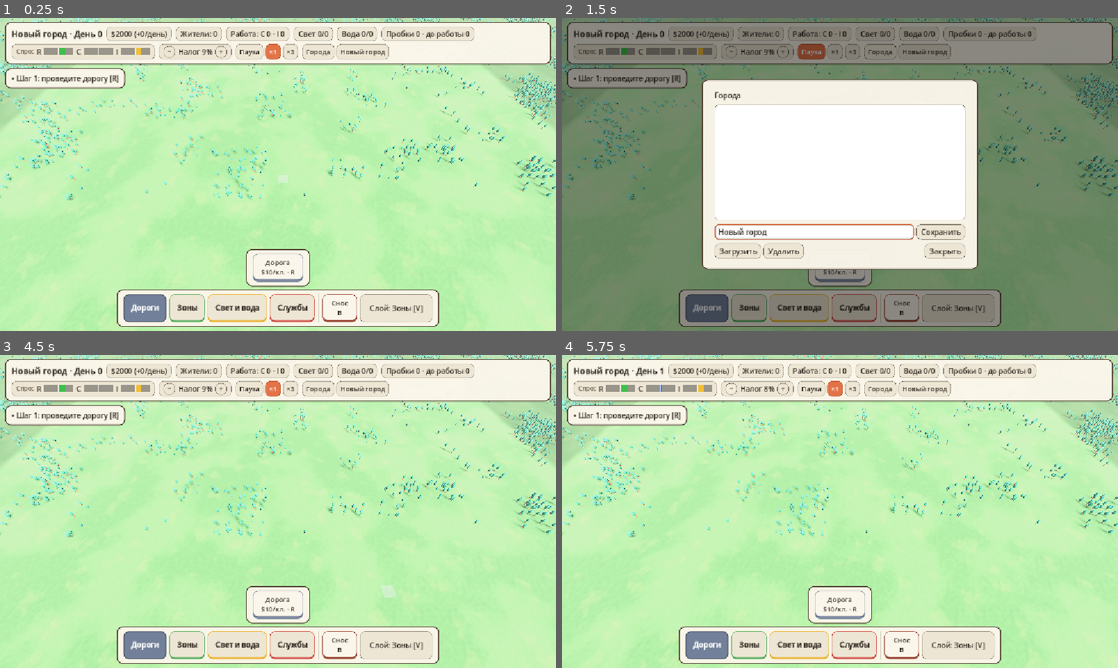
Above: before the commit, frames 1-4 (two rows, left to right).
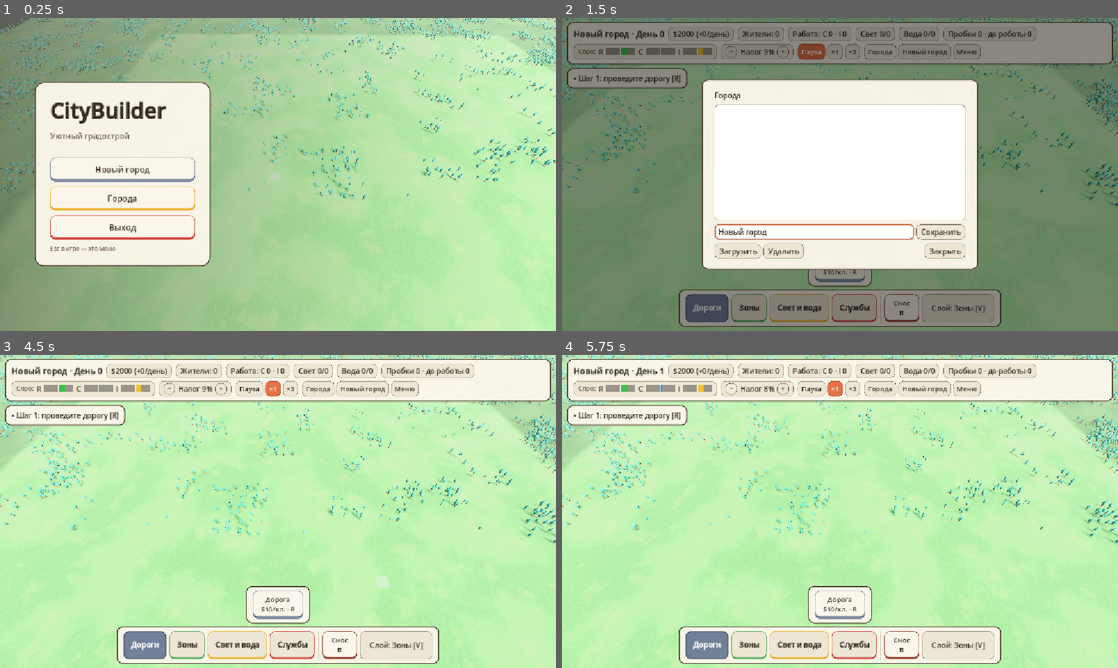
Above: after the commit, the same moments.

Repository: OmakJack/mygame
Game: Godot game, scene res://scenes/main.tscn
Two runs of this game, one before a commit and one after it. Both use one fixed random seed, a clock stepped at 60 frames per second and the inputs below.
Inputs (mouse positions are in pixels of both pictures, inside the frame that each line leads up to):
- Up to frame 1 (0.25 s): no input
- Up to frame 2 (1.5 s): click "Новый город" at 0.5 s; click "Города" at 1.25 s
- Up to frame 3 (4.5 s): click "Новый город" at 2 s; click (405, 389) at 2.75 s, where only the run after the commit has a clickable "Меню"; click "Загрузить" at 3.5 s; click "Закрыть" at 4.25 s
- Up to frame 4 (5.75 s): click "−" at 5 s

The runs differ from the first frame. In frame 1, 71% of the frame differs, in the area x 0-100%, y 0-100%; in frame 2, 3.2%; in frame 3, 5.9%; in frame 4, 5.8%.

Commit message:
Главное меню: при запуске и по Esc, город за меню
Co-Authored-By: Claude Opus 5.5 <noreply@anthropic.com>

Diff:
--- a/scenes/main.tscn
+++ b/scenes/main.tscn
@@ -13,6 +13,7 @@
 [ext_resource type="PackedScene" path="res://scenes/ui/hud.tscn" id="11_hud"]
 [ext_resource type="Script" path="res://scripts/grid/traffic_visualizer.gd" id="12_traffic"]
 [ext_resource type="Script" path="res://scripts/grid/tree_visualizer.gd" id="13_trees"]
+[ext_resource type="Script" path="res://scripts/ui/main_menu.gd" id="14_menu"]
 
 [sub_resource type="ProceduralSkyMaterial" id="sky_mat"]
 sky_top_color = Color(0.42, 0.62, 0.88, 1)
@@ -106,3 +107,8 @@
 preview = NodePath("../ToolPreview")
 
 [node name="HUD" parent="." instance=ExtResource("11_hud")]
+
+[node name="MainMenu" type="CanvasLayer" parent="." node_paths=PackedStringArray("camera", "hud")]
+script = ExtResource("14_menu")
+camera = NodePath("../RTSCamera")
+hud = NodePath("../HUD")
--- a/scripts/autoload/events.gd
+++ b/scripts/autoload/events.gd
@@ -42,6 +42,10 @@
 @warning_ignore("unused_signal")
 signal modal_changed(open: bool)
 
+## Кнопка «Меню» в HUD просит открыть главное меню (как Esc).
+@warning_ignore("unused_signal")
+signal menu_requested
+
 ## Сменился слой карты (клавиша V): ZoneVisualizer.Overlay.
 @warning_ignore("unused_signal")
 signal overlay_changed(mode: int)
--- a/scripts/grid/traffic_visualizer.gd
+++ b/scripts/grid/traffic_visualizer.gd
@@ -174,6 +174,9 @@
 func _assign_path(car: Car) -> bool:
 	var paths: Array[PackedInt32Array] = GameState.traffic.sample_paths
 	var grid: CityGrid = GameState.grid
+	# Пустая выборка (дорогу только что снесли, трафик ещё не пересчитан) — путей нет.
+	if paths.is_empty():
+		return false
 	for attempt: int in 8:
 		var path: PackedInt32Array = paths[_rng.randi_range(0, paths.size() - 1)]
 		# Выборка может отстать от дорог (пересчёт трафика ещё не случился) — сломанный путь не берём.
--- a/scripts/ui/hud.gd
+++ b/scripts/ui/hud.gd
@@ -1,3 +1,4 @@
+class_name Hud
 extends CanvasLayer
 ## Интерфейс: верхняя панель с показателями, подсказки, нижняя панель с вкладками инструментов.
 ## Состояние напрямую не меняет: только сигналы Events и публичные SimClock.set_speed() / SaveManager.
@@ -340,7 +341,7 @@
 
 # --- Города, новый город, сообщения ---
 
-## Кнопки «Города» и «Новый город», окно сохранений, подтверждение и сообщения.
+## Кнопки «Города», «Новый город» и «Меню», окно сохранений, подтверждение и сообщения.
 func _build_city_controls() -> void:
 	var cities := _make_button("Города", &"Small")
 	cities.toggle_mode = false
@@ -348,8 +349,13 @@
 	%Menu.add_child(cities)
 	var new_city := _make_button("Новый город", &"Small")
 	new_city.toggle_mode = false
-	new_city.pressed.connect(_on_new_city_pressed)
+	new_city.pressed.connect(request_new_city)
 	%Menu.add_child(new_city)
+	var menu := _make_button("Меню", &"Small")
+	menu.toggle_mode = false
+	menu.tooltip_text = "Главное меню [Esc]"
+	menu.pressed.connect(func() -> void: Events.menu_requested.emit())
+	%Menu.add_child(menu)
 	$Root.add_child(_save_dialog)
 
 	_new_city_confirm.title = "Новый город"
@@ -390,7 +396,8 @@
 	Events.save_error.connect(_show_toast)
 
 
-func _on_new_city_pressed() -> void:
+## «Новый город»: пустой город заменяется сразу, иначе — вопрос «сохранить?». Зовёт и главное меню.
+func request_new_city() -> void:
 	if SaveManager.is_city_empty():
 		SaveManager.new_city()
 		return
--- /dev/null
+++ b/scripts/ui/main_menu.gd
@@ -0,0 +1,277 @@
+class_name MainMenu
+extends CanvasLayer
+## Главное меню поверх игры. При запуске за ним — последний город (или пустая карта),
+## камера медленно облетает его. В игре Esc (без инструмента в руке) открывает то же меню как паузу.
+## Пока меню открыто — пауза, HUD спрятан, клики и клавиши в мир не проходят.
+
+const GAME_TITLE: String = "CityBuilder"
+const SUBTITLE: String = "Уютный градострой"
+## Скорость облёта камеры за меню, градусов в секунду.
+const ORBIT_DEGREES: float = 4.0
+const BUTTON_SIZE := Vector2(300, 50)
+## Какую долю ширины экрана город сдвинут вправо — из-под карточки меню.
+const VIEW_SHIFT: float = 0.17
+const SHADE_SHADER: String = """
+shader_type canvas_item;
+uniform vec4 tint : source_color;
+void fragment() {
+	COLOR = vec4(tint.rgb, tint.a * pow(1.0 - UV.x, 1.6));
+}
+"""
+
+@export var camera: Node3D
+@export var hud: Hud
+
+var _root := Control.new()
+var _continue_button: Button
+var _save_dialog := SaveDialog.new()
+var _speed_before: int = 1
+## Меню открыто (в том числе пока поверх него окно «Города»).
+var _active: bool = false
+var _tool_mode: int = BuildTool.Mode.NONE
+var _modal_open: bool = false
+## Меню открыто при запуске: город за ним только что загружен, изменений нет.
+var _at_start: bool = true
+
+
+func _ready() -> void:
+	layer = 10
+	_build()
+	# В тестах (сцену добавили скриптом, а не запустили) меню само не открывается.
+	if get_tree().current_scene == get_parent():
+		_load_latest()
+		open()
+	else:
+		_at_start = false
+		_root.visible = false
+	Events.load_done.connect(func(_name: String, _warnings: int) -> void:
+		if _active:
+			close())
+
+
+func _process(delta: float) -> void:
+	if _root.visible and not _save_dialog.visible and camera != null:
+		camera.rotation.y += deg_to_rad(ORBIT_DEGREES) * delta
+
+
+## Esc — раньше инструмента (_shortcut_input идёт до _unhandled_input): с инструментом в руке
+## Esc его снимает, без инструмента — открывает меню. Окна сами закрываются по Esc в _input.
+func _shortcut_input(event: InputEvent) -> void:
+	if not event.is_action_pressed(&"tool_cancel") or _save_dialog.visible:
+		return
+	if _active:
+		if not _at_start:
+			close()
+		get_viewport().set_input_as_handled()
+	elif _tool_mode == BuildTool.Mode.NONE and not _modal_open:
+		open()
+		get_viewport().set_input_as_handled()
+
+
+## Пока меню открыто, клавиши не доходят до инструмента, часов и слоёв карты.
+func _unhandled_input(event: InputEvent) -> void:
+	if _root.visible and event is InputEventKey:
+		get_viewport().set_input_as_handled()
+
+
+func open() -> void:
+	_speed_before = SimClock.speed if SimClock.speed > 0 else 1
+	SimClock.set_speed(0)
+	Events.tool_requested.emit(BuildTool.Mode.NONE)
+	_refresh_continue()
+	if _at_start:
+		_aim_camera()
+	_active = true
+	_root.visible = true
+	_shift_view(true)
+	if hud != null:
+		hud.visible = false
+	Events.modal_changed.emit(true)
+
+
+func close() -> void:
+	_active = false
+	_root.visible = false
+	_shift_view(false)
+	_at_start = false
+	if hud != null:
+		hud.visible = true
+	SimClock.set_speed(_speed_before)
+	Events.modal_changed.emit(false)
+
+
+func is_open() -> bool:
+	return _active
+
+
+# --- Действия ---
+
+func _on_new_city() -> void:
+	if _at_start or SaveManager.is_city_empty():
+		SaveManager.new_city()
+		close()
+		return
+	# Город мог измениться — спросит HUD: сохранить или нет.
+	close()
+	hud.request_new_city()
+
+
+func _on_cities() -> void:
+	_root.visible = false
+	_save_dialog.open()
+
+
+func _on_quit() -> void:
+	# Как при закрытии окна: автосохранение, затем выход.
+	get_tree().root.propagate_notification(NOTIFICATION_WM_CLOSE_REQUEST)
+	get_tree().quit()
+
+
+## Самое свежее целое сохранение — за меню (список уже отсортирован: новые первыми).
+func _load_latest() -> void:
+	for save: Dictionary in SaveManager.list_saves():
+		if not save.broken and SaveManager.load_city(save.file):
+			return
+
+
+func _refresh_continue() -> void:
+	var has_city: bool = not SaveManager.is_city_empty()
+	_continue_button.visible = has_city or not _at_start
+	if has_city:
+		_continue_button.text = "Продолжить\n%s · день %d" % [GameState.city_name, GameState.day]
+	else:
+		_continue_button.text = "Продолжить"
+
+
+## Сдвиг картинки вбок (Camera3D.h_offset): камера облетает город, а он виден справа от меню.
+func _shift_view(on: bool) -> void:
+	var view: Camera3D = camera.get_node_or_null(^"Camera3D") if camera != null else null
+	if view == null:
+		return
+	if not on:
+		view.h_offset = 0.0
+		return
+	var distance: float = camera.get(&"_target_distance")
+	var size: Vector2 = get_viewport().get_visible_rect().size
+	var width: float = 2.0 * distance * tan(deg_to_rad(view.fov) * 0.5) * size.x / size.y
+	view.h_offset = -VIEW_SHIFT * width
+
+
+## При запуске — камера над серединой города (по дорогам и зданиям), чуть дальше обычного.
+func _aim_camera() -> void:
+	var grid: CityGrid = GameState.grid
+	var cells: Array[Vector2i] = grid.road_cells.keys()
+	for building: BuildingInstance in grid.buildings.values():
+		cells.append(building.cell)
+	if camera == null or cells.is_empty():
+		return
+	var sum := Vector2.ZERO
+	for cell: Vector2i in cells:
+		sum += Vector2(cell)
+	var center: Vector3 = grid.grid_to_world(Vector2i(sum / cells.size()))
+	camera.position = Vector3(center.x, 0.0, center.z)
+	camera.set(&"_target_distance", 42.0)
+
+
+# --- Внешний вид ---
+
+func _build() -> void:
+	var theme: Theme = UiTheme.build()
+	_root.theme = theme
+	_root.set_anchors_preset(Control.PRESET_FULL_RECT)
+	_root.mouse_filter = Control.MOUSE_FILTER_STOP
+	add_child(_root)
+
+	# Тёплая дымка слева направо: город справа виден, текст слева читается.
+	var shade := ColorRect.new()
+	var material := ShaderMaterial.new()
+	material.shader = Shader.new()
+	material.shader.code = SHADE_SHADER
+	material.set_shader_parameter(&"tint", Color(UiTheme.INK, 0.5))
+	shade.material = material
+	shade.set_anchors_preset(Control.PRESET_FULL_RECT)
+	shade.mouse_filter = Control.MOUSE_FILTER_IGNORE
+	_root.add_child(shade)
+
+	var margin := MarginContainer.new()
+	margin.set_anchors_preset(Control.PRESET_FULL_RECT)
+	margin.add_theme_constant_override(&"margin_left", 72)
+	margin.mouse_filter = Control.MOUSE_FILTER_IGNORE
+	_root.add_child(margin)
+	var center := VBoxContainer.new()
+	center.alignment = BoxContainer.ALIGNMENT_CENTER
+	center.mouse_filter = Control.MOUSE_FILTER_IGNORE
+	margin.add_child(center)
+
+	var card := PanelContainer.new()
+	card.size_flags_horizontal = Control.SIZE_SHRINK_BEGIN
+	card.add_theme_stylebox_override(&"panel", UiTheme.box(UiTheme.PAPER, UiTheme.LINE, 2, 18, Vector4(32, 28, 32, 28)))
+	center.add_child(card)
+	var column := VBoxContainer.new()
+	column.add_theme_constant_override(&"separation", 10)
+	card.add_child(column)
+
+	var title := Label.new()
+	title.text = GAME_TITLE
+	title.theme_type_variation = &"Title"
+	title.add_theme_font_size_override(&"font_size", 44)
+	column.add_child(title)
+	var subtitle := Label.new()
+	subtitle.text = SUBTITLE
+	subtitle.theme_type_variation = &"Caption"
+	subtitle.add_theme_font_size_override(&"font_size", 16)
+	column.add_child(subtitle)
+	var gap := Control.new()
+	gap.custom_minimum_size = Vector2(0, 14)
+	column.add_child(gap)
+
+	_continue_button = _make_button("Продолжить", "zones", func() -> void: close())
+	_continue_button.custom_minimum_size = Vector2(BUTTON_SIZE.x, 62)
+	# Главная кнопка — залита цветом.
+	var color: Color = UiTheme.CATEGORY_COLORS["zones"]
+	var filled := UiTheme.box(color, color.darkened(0.25), 2, 10, Vector4(12, 8, 12, 10))
+	var filled_hover := UiTheme.box(color.lightened(0.1), color.darkened(0.25), 2, 10, Vector4(12, 8, 12, 10))
+	_continue_button.add_theme_stylebox_override(&"normal", filled)
+	_continue_button.add_theme_stylebox_override(&"hover", filled_hover)
+	_continue_button.add_theme_color_override(&"font_color", Color.WHITE)
+	_continue_button.add_theme_color_override(&"font_hover_color", Color.WHITE)
+	column.add_child(_continue_button)
+	column.add_child(_make_button("Новый город", "roads", _on_new_city))
+	column.add_child(_make_button("Города", "utilities", _on_cities))
+	column.add_child(_make_button("Выход", "services", _on_quit))
+
+	var hint := Label.new()
+	hint.text = "Esc в игре — это меню"
+	hint.theme_type_variation = &"Caption"
+	column.add_child(hint)
+
+	_save_dialog.theme = theme
+	_save_dialog.closed.connect(func() -> void:
+		if _active:
+			# Закрыли без загрузки — снова меню (окно вернуло скорость и modal_changed — правим).
+			_root.visible = true
+			SimClock.set_speed(0)
+			Events.modal_changed.emit(true)
+		else:
+			# Загрузили город: меню уже закрыто, а окно вернуло паузу, что была при открытии.
+			SimClock.set_speed(_speed_before))
+	add_child(_save_dialog)
+
+	Events.tool_mode_changed.connect(func(mode: int, _type_id: StringName) -> void: _tool_mode = mode)
+	Events.modal_changed.connect(func(open_now: bool) -> void: _modal_open = open_now)
+	Events.menu_requested.connect(func() -> void:
+		if not _active:
+			open())
+
+
+## Широкая кнопка в стиле карточки, с цветной полоской категории.
+func _make_button(text: String, category: String, action: Callable) -> Button:
+	var button := Button.new()
+	button.text = text
+	button.theme_type_variation = &"Card"
+	button.custom_minimum_size = BUTTON_SIZE
+	button.focus_mode = Control.FOCUS_NONE
+	button.add_theme_font_size_override(&"font_size", 17)
+	UiTheme.card_styles(button, category)
+	button.pressed.connect(action)
+	return button
Binary file added: docs/collab/visual/main_menu.png
Not shown, added: docs/collab/visual/ui_after_dialog.png.import
Not shown, added: docs/collab/visual/ui_after_roads.png.import
Not shown, added: docs/collab/visual/ui_after_services.png.import
Not shown, added: docs/collab/visual/ui_before.png.import
Not shown: 1 places in scenes/main.tscn that only renumber resources
Not shown, added: scripts/ui/main_menu.gd.uid
Not shown, changed: docs/ARCHITECTURE.md
Not shown, changed: docs/CHANGELOG.md
Not shown, changed: docs/TASKS.md
